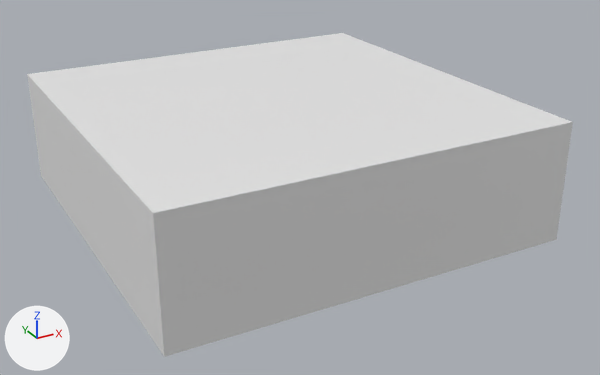
The glTF model Model3d/glb/C04-21353B.glb as it was, and as the next commit left it.
Rendered twice from a 50 mm lens placed at (-0.00082, -0.00255, 0.00185), pointed at (0.00105, 0.00085, 0.00015). Arrows for +X, +Y and +Z are at lower left; the lights stay in place. The picture after the commit comes second. Where no turn or scale is listed for an object, it has been applied to the vertices. Vertices at exactly the same position are counted once.

Names of what the first picture shows: 'OpenSCAD Model'.
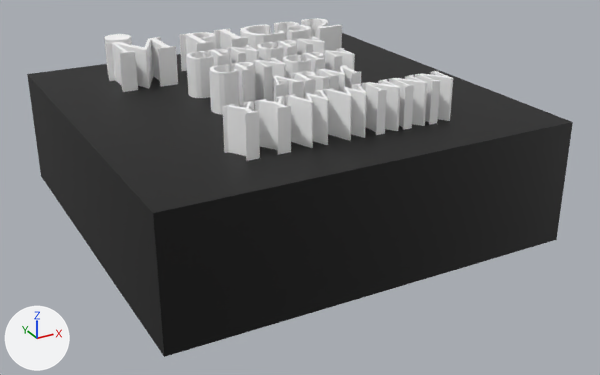
Patch to the scene script:
```diff
--- a/Model3d/glb/C04-21353B.glb.py
+++ b/Model3d/glb/C04-21353B.glb.py
@@ mat_color_2 @@
+mat_color_2 = principled_material('Color 2')
+mat_color_2.base_color = (1.0, 1.0, 1.0)  # white #ffffff
@@ mat_color_1 @@
+mat_color_1 = principled_material('Color 1')
+mat_color_1.base_color = (0.0, 0.0, 0.0)  # black #000000
@@ me_openscad_model @@
 # used by ob_openscad_model
-me_openscad_model.from_pydata(...)  # 8 vertices, 12 faces; spans x 0.0..0.002, y 0.0..0.002, z 0.0..0.0006
+me_openscad_model.from_pydata(...)  # 1518 vertices, 3032 faces; spans x 0.0..0.002, y 0.0..0.002, z 0.0..0.0008
+# me_openscad_model part 1: 1510 vertices added at x 0.00035..0.00164, y 0.00028..0.00184, z 0.0006..0.0008
+# me_openscad_model part 2: 10 faces spanning x 0.0..0.002, y 0.0..0.002, z 0.0..0.0006 switch from no material to mat_color_1 (black #000000)
+me_openscad_model.materials.append(mat_color_2)  # white #ffffff
```

What differs and where, as boxes [x1, y1, x2, y2] in the pictures (600 x 375 px):
'OpenSCAD Model', reshaped: before [27, 33, 573, 357]; after [27, 18, 573, 357]
part 1 of me_openscad_model, added: after [28, 18, 571, 213]
part 2 of me_openscad_model, recoloured (white to black): [27, 74, 573, 357] in both
